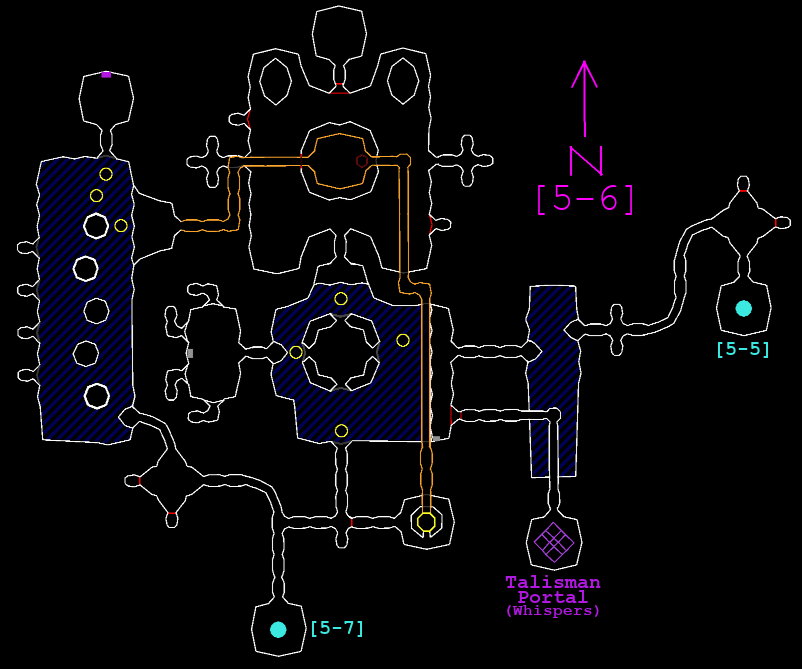
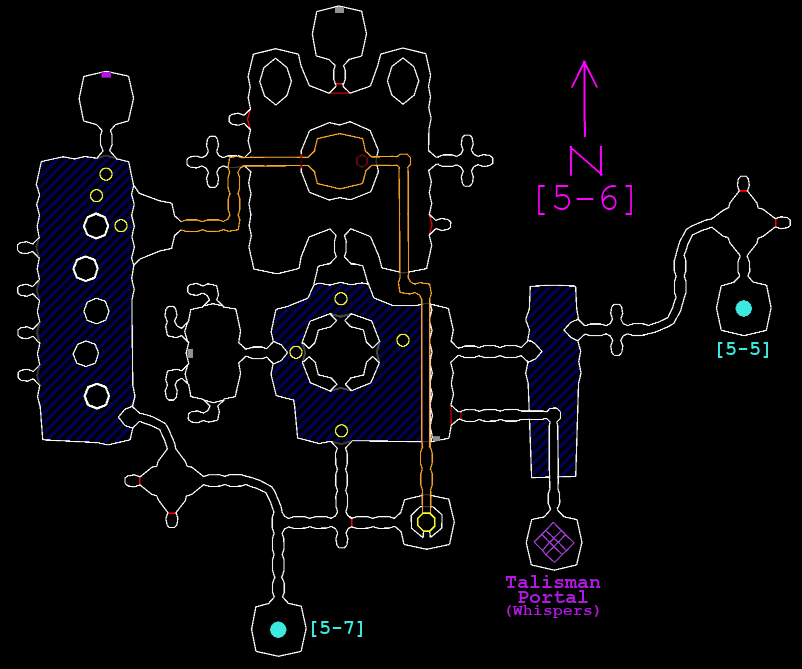
Layers edited between the first and the second 802×669 image:
painted on "Portals Etc" over [335, 7, 344, 13]
